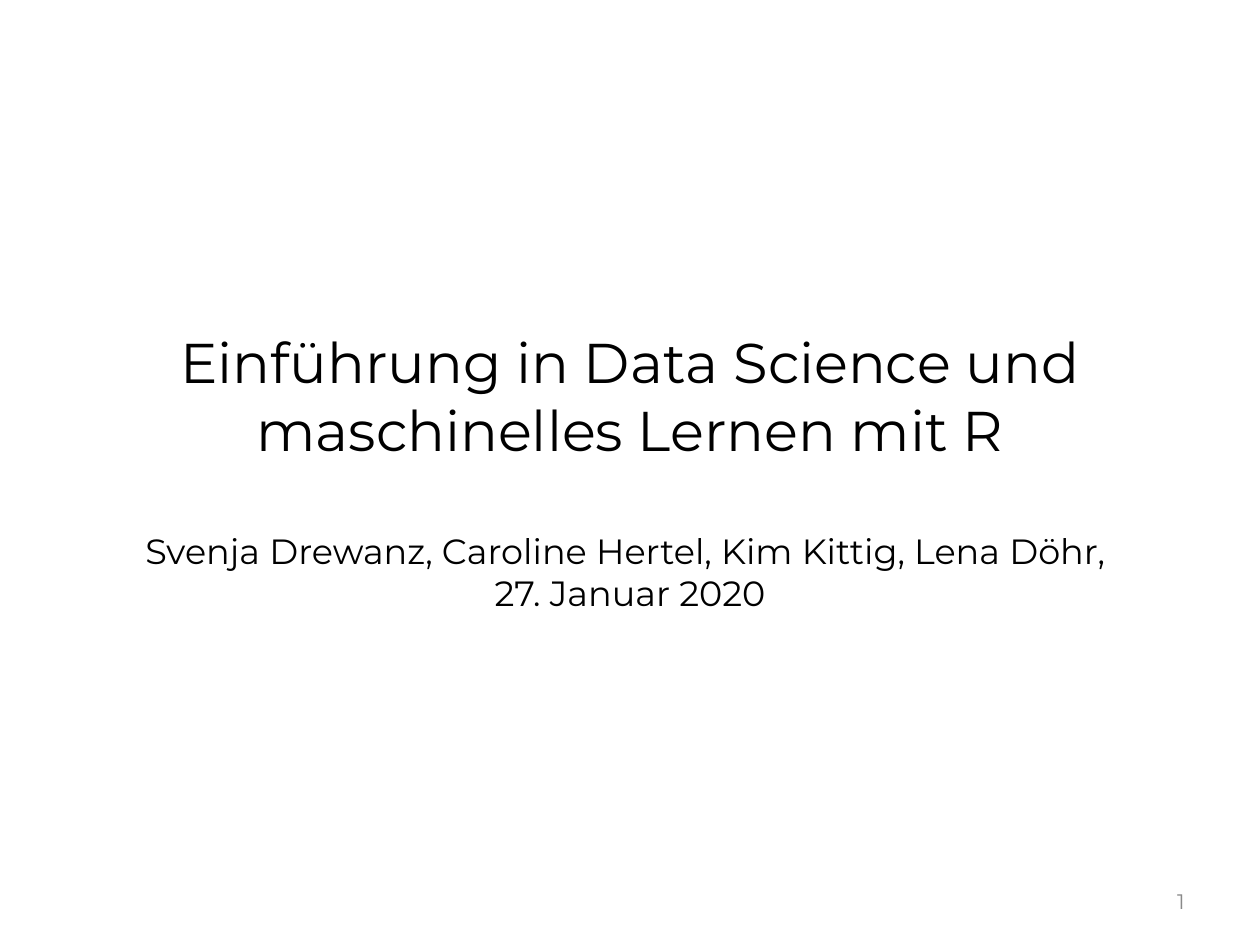
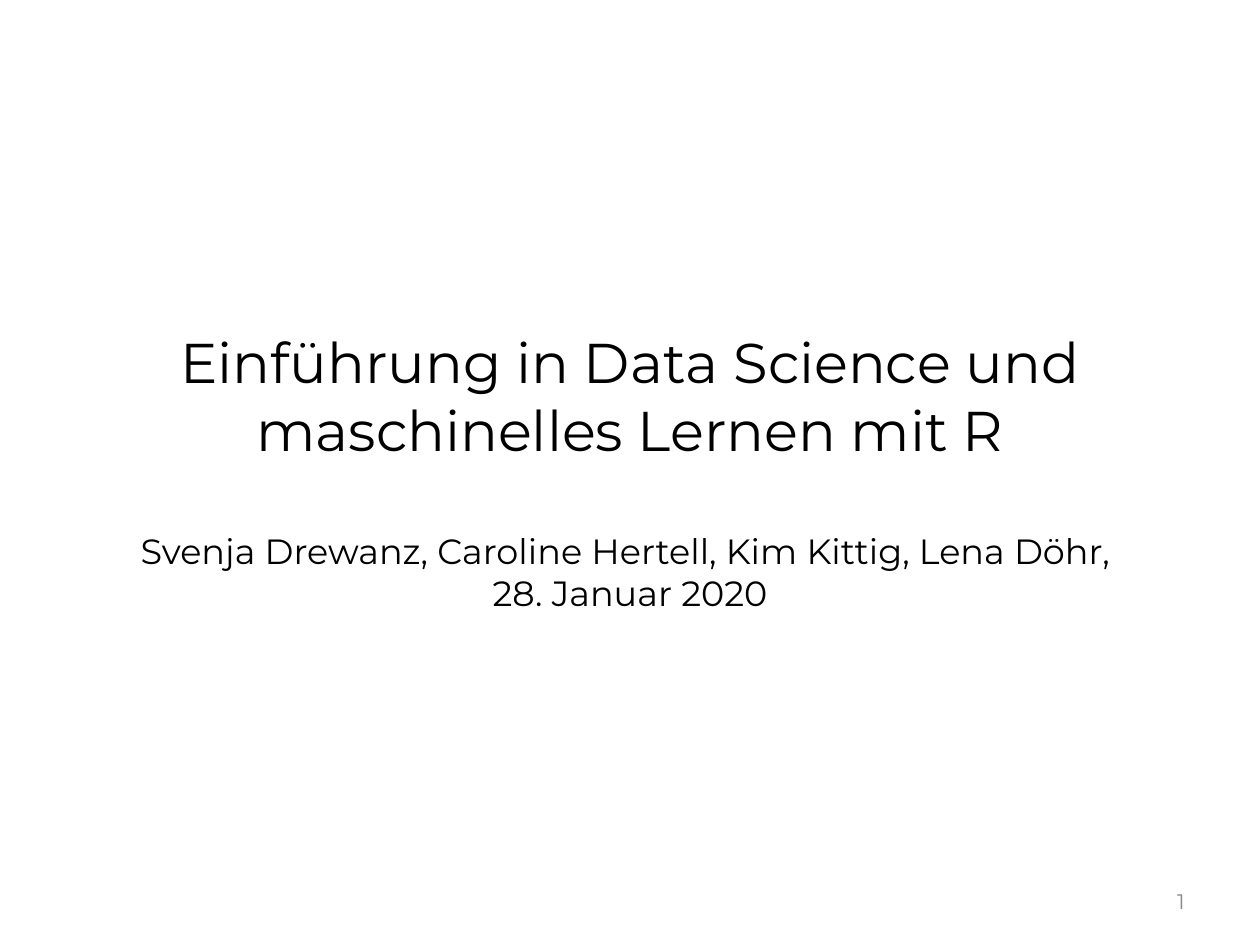
Before and after one commit to SvenjaDrewanz/Gruppe-4, a slide deck: slide 1 of Vortrag/Vortrag_OpenCampus_01.ppt. Drawn at 1260x945 pixels with LibreOffice and Linux fonts; fonts in the diff are those of the drawing; background and template pictures are left out. Boxes give left, top, right and bottom in pixels: in the first picture for what was removed or moved away, otherwise in the second. Text is boxed around its words. In the diff, an @@ line names an element or a change of style, - is before the commit and + after.

```diff
--- a/Vortrag/Vortrag_OpenCampus_01.ppt
+++ b/Vortrag/Vortrag_OpenCampus_01.ppt
@@ text at (x1=141, y1=538, x2=1110, y2=607): text changed @@
-Svenja Drewanz, Caroline Hertel, Kim Kittig, Lena Döhr,
-27. Januar 2020
+Svenja Drewanz, Caroline Hertell, Kim Kittig, Lena Döhr,
+28. Januar 2020
```
Also in this commit, not shown: 7 other slides changed.
